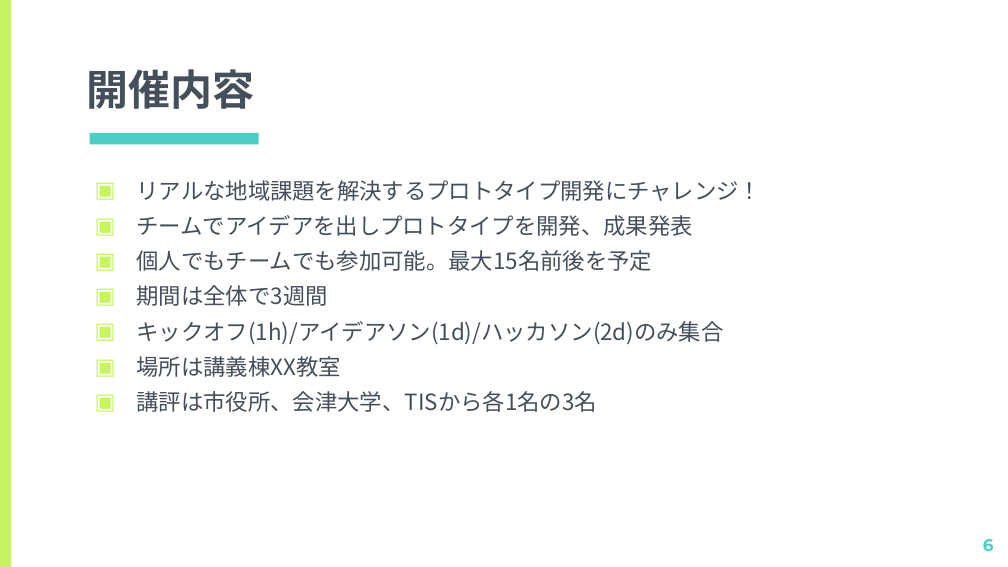
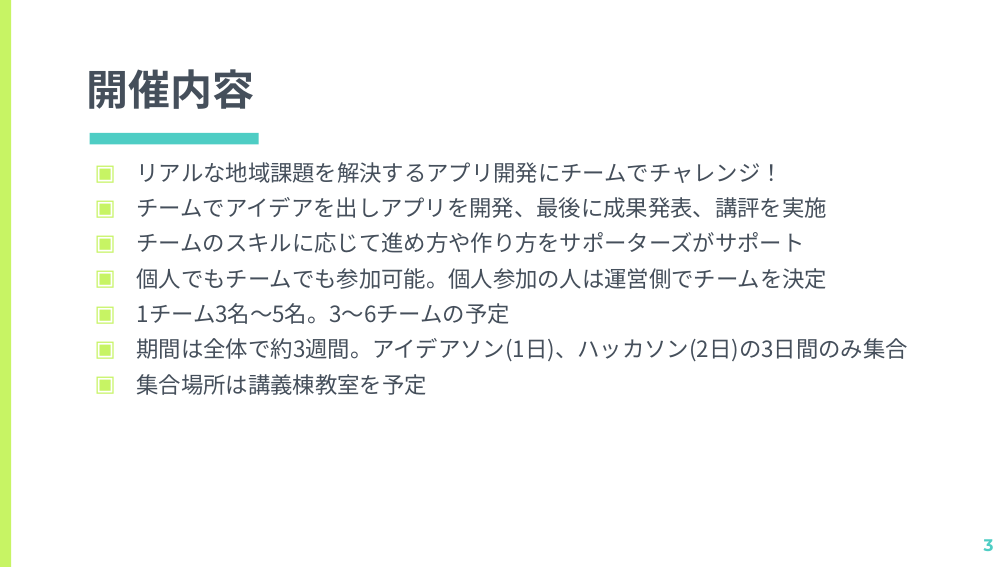
Before and after one commit to kiyohome/wacchi, a slide deck: slide 3 of 2021/ITで地域課題を解決しよう.pptx (slide 6 before the commit). Drawn at 1008x567 pixels with LibreOffice and Linux fonts; fonts in the diff are those of the drawing. Boxes give left, top, right and bottom in pixels: in the first picture for what was removed or moved away, otherwise in the second. Text is boxed around its words. In the diff, an @@ line names an element or a change of style, - is before the commit and + after.

Commit message:
21年度の会津大向け勉強会資料の追加

```diff
--- a/2021/ITで地域課題を解決しよう.pptx
+++ b/2021/ITで地域課題を解決しよう.pptx
@@ text at [137,162,908,395]: text changed @@
-▣ リアルな地域課題を解決するプロトタイプ開発にチャレンジ！
-▣ チームでアイデアを出しプロトタイプを開発、成果発表
-▣ 個人でもチームでも参加可能。最大15名前後を予定
-▣ 期間は全体で3週間
-▣ キックオフ(1h)/アイデアソン(1d)/ハッカソン(2d)のみ集合
-▣ 場所は講義棟XX教室
-▣ 講評は市役所、会津大学、TISから各1名の3名
+▣ リアルな地域課題を解決するアプリ開発にチームでチャレンジ！
+▣ チームでアイデアを出しアプリを開発、最後に成果発表、講評を実施
+▣ チームのスキルに応じて進め方や作り方をサポーターズがサポート
+▣ 個人でもチームでも参加可能。個人参加の人は運営側でチームを決定
+▣ 1チーム3名～5名。3～6チームの予定
+▣ 期間は全体で約3週間。アイデアソン(1日)、ハッカソン(2日)の3日間のみ集合
+▣ 集合場所は講義棟教室を予定
@@ page number at [984,539,994,551]: text changed @@
-6
+3
```
Also in this commit, not shown: 9 other slides changed, 4 slides added, 5 slides removed, 1 other file.
